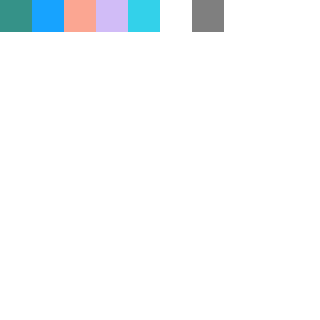
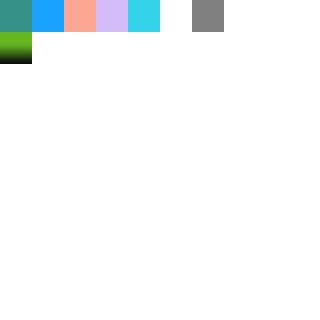
Layer changes from the first 320 × 320 image to the second:
added layer "Rectangle 8" above "Rectangle 7" over [0,32,32,64]
